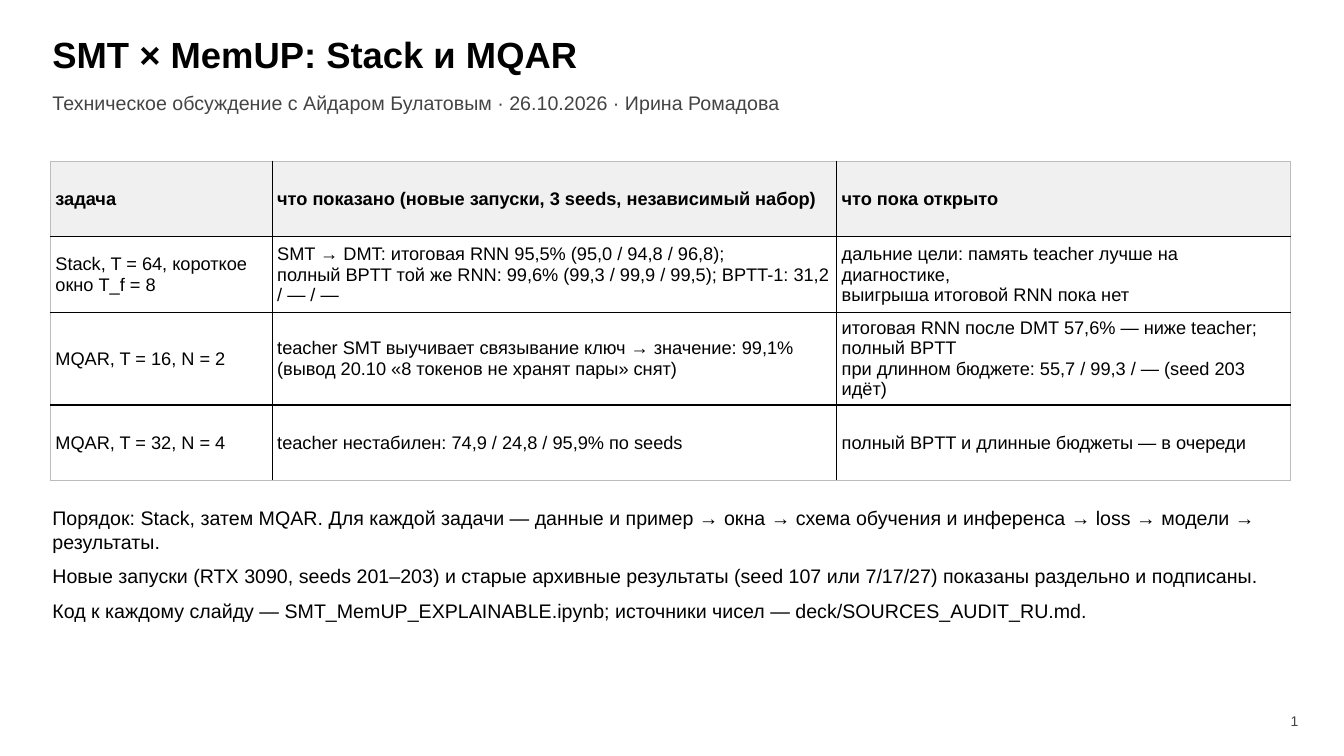
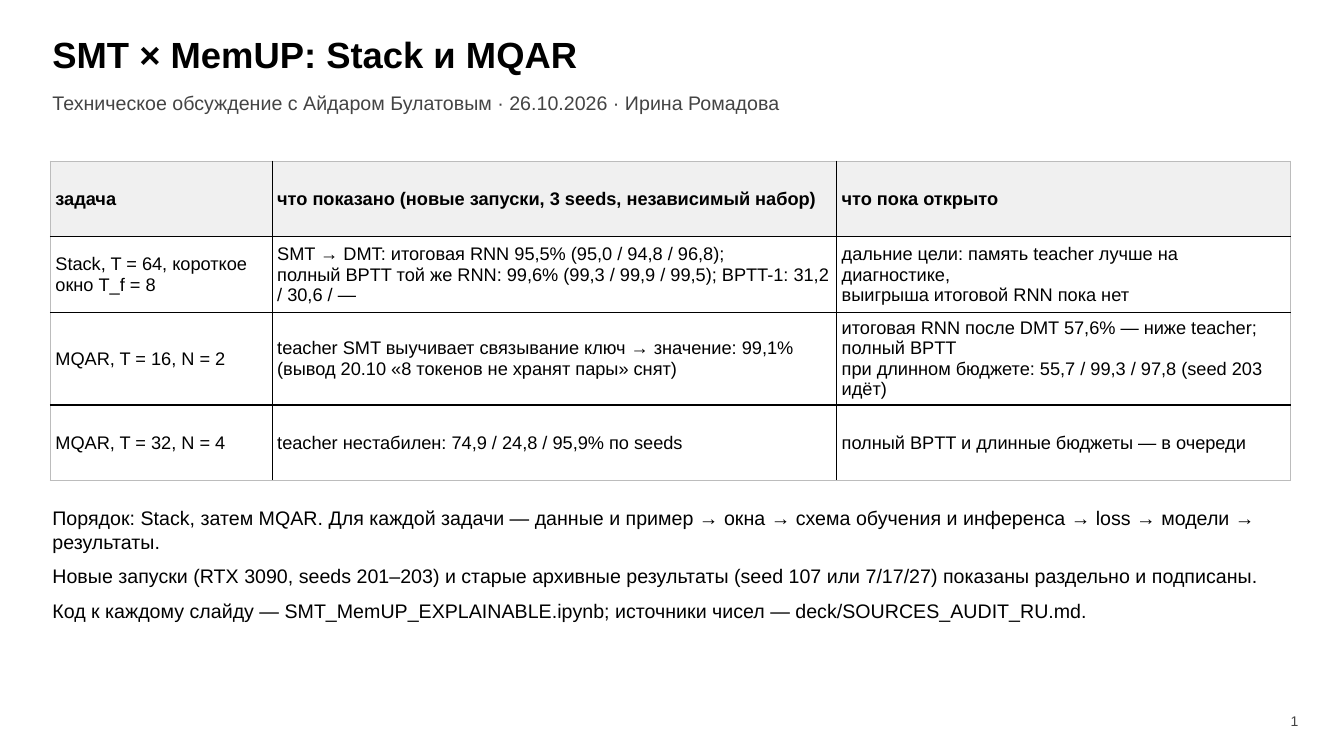
Before and after one commit to RomadovaIrina/smtMemUp, a slide deck: slide 1 of deck/SMT_MemUP_2026-10-26.pptx. Drawn at 1344x756 pixels with LibreOffice and Linux fonts; fonts in the diff are those of the drawing. Boxes give left, top, right and bottom in pixels: in the first picture for what was removed or moved away, otherwise in the second. Text is boxed around its words. In the diff, an @@ line names an element or a change of style, - is before the commit and + after.

```diff
--- a/deck/SMT_MemUP_2026-10-26.pptx
+++ b/deck/SMT_MemUP_2026-10-26.pptx
@@ table at <box>50,161,1291,464</box> @@
-row 2, column 2: SMT → DMT: итоговая RNN 95,5% (95,0 / 94,8 / 96,8); / полный BPTT той же RNN: 99,6% (99,3 / 99,9 / 99,5); BPTT-1: 31,2 / — / —
+row 2, column 2: SMT → DMT: итоговая RNN 95,5% (95,0 / 94,8 / 96,8); / полный BPTT той же RNN: 99,6% (99,3 / 99,9 / 99,5); BPTT-1: 31,2 / 30,6 / —
-row 3, column 3: итоговая RNN после DMT 57,6% — ниже teacher; полный BPTT / при длинном бюджете: 55,7 / 99,3 / — (seed 203 идёт)
+row 3, column 3: итоговая RNN после DMT 57,6% — ниже teacher; полный BPTT / при длинном бюджете: 55,7 / 99,3 / 97,8 (seed 203 идёт)
```
Also in this commit, not shown: 5 other slides changed, 5 other files.
